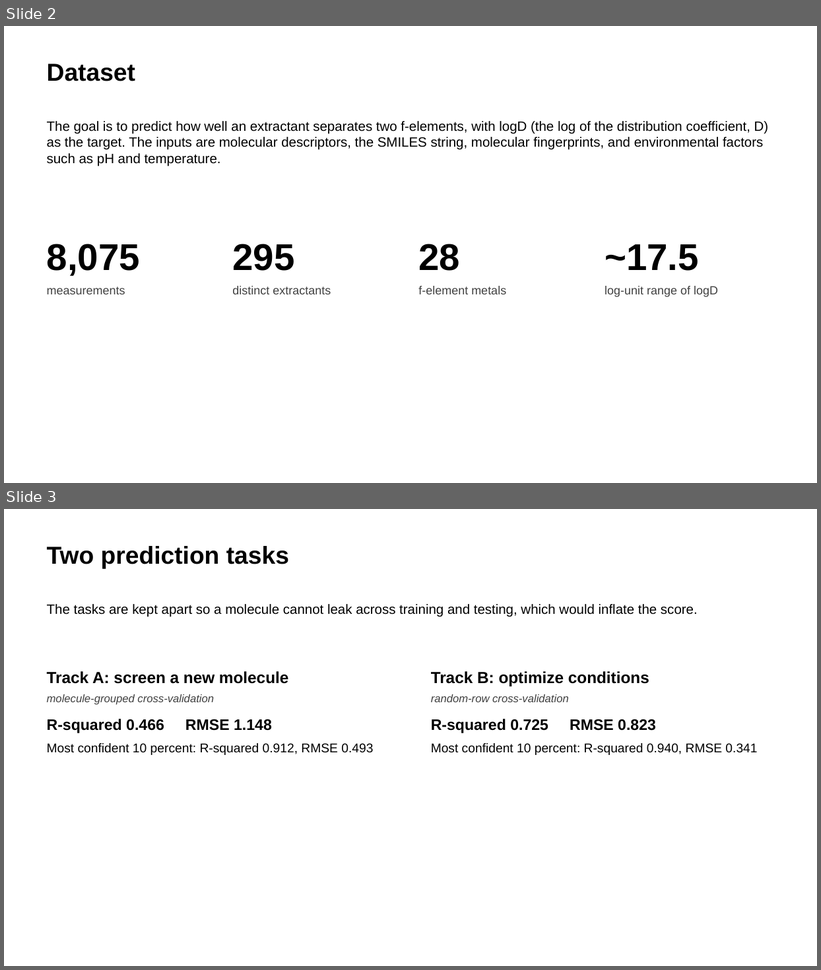
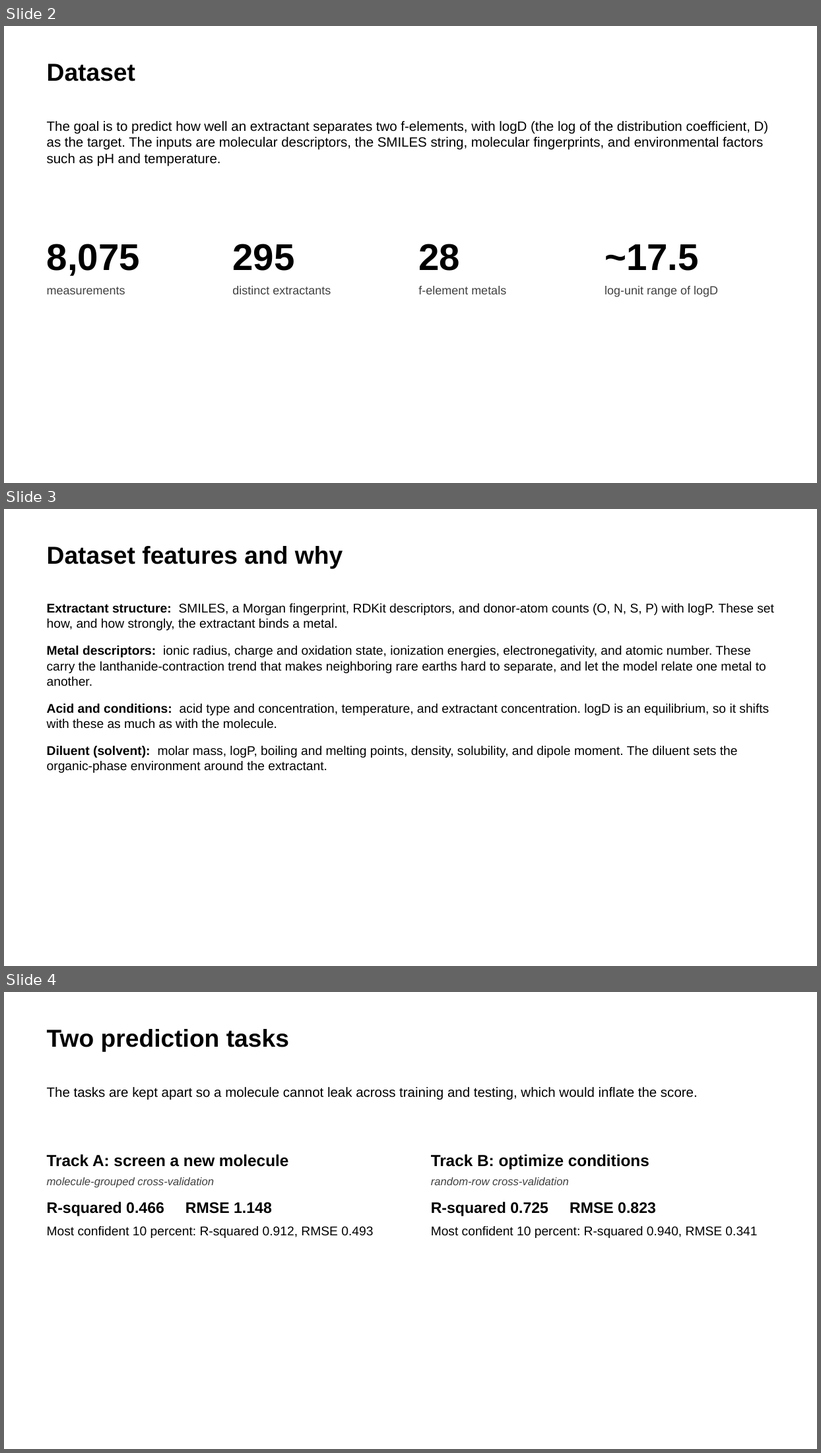
Before and after one commit to SkyEpstein/Machine-learning-to-separate-f-elements-2, a slide deck: docs/REE_Results_Slides_Final.pptx. Shown one above the other, each under a label of ours: slides 2 and 3 before the commit, slides 2, 3 and 4 after it. The pictures are 821x970 and 821x1453 pixels, drawn with LibreOffice and Linux fonts; fonts in the diff are those of the drawing. Boxes give left, top, right and bottom in pixels: in the first picture for what was removed or moved away, otherwise in the second. Text is boxed around its words. In the diff, an @@ line names an element or a change of style, - is before the commit and + after.

```diff
--- a/docs/REE_Results_Slides_Final.pptx
+++ b/docs/REE_Results_Slides_Final.pptx
@@ slide 3 added at [4, 509, 817, 966], background #FFFFFF @@
@@ text added at [47, 546, 343, 569], 29 pt, text #000000, bold @@
+Dataset features and why
@@ text added at [47, 603, 774, 773], 15 pt, text #000000 @@
+Extractant structure: SMILES, a Morgan fingerprint, RDKit descriptors, and donor-atom counts (O, N, S, P) with logP. These set how, and how strongly, the extractant binds a metal.
+Metal descriptors: ionic radius, charge and oxidation state, ionization energies, electronegativity, and atomic number. These carry the lanthanide-contraction trend that makes neighboring rare earths hard to separate, and let the model relate one metal to another.
+Acid and conditions: acid type and concentration, temperature, and extractant concentration. logD is an equilibrium, so it shifts with these as much as with the molecule.
+Diluent (solvent): molar mass, logP, boiling and melting points, density, solubility, and dipole moment. The diluent sets the organic-phase environment around the extractant.
@@ what was slide 3 is now slide 4 @@
```
Also in this commit, not shown: 1 other file.
